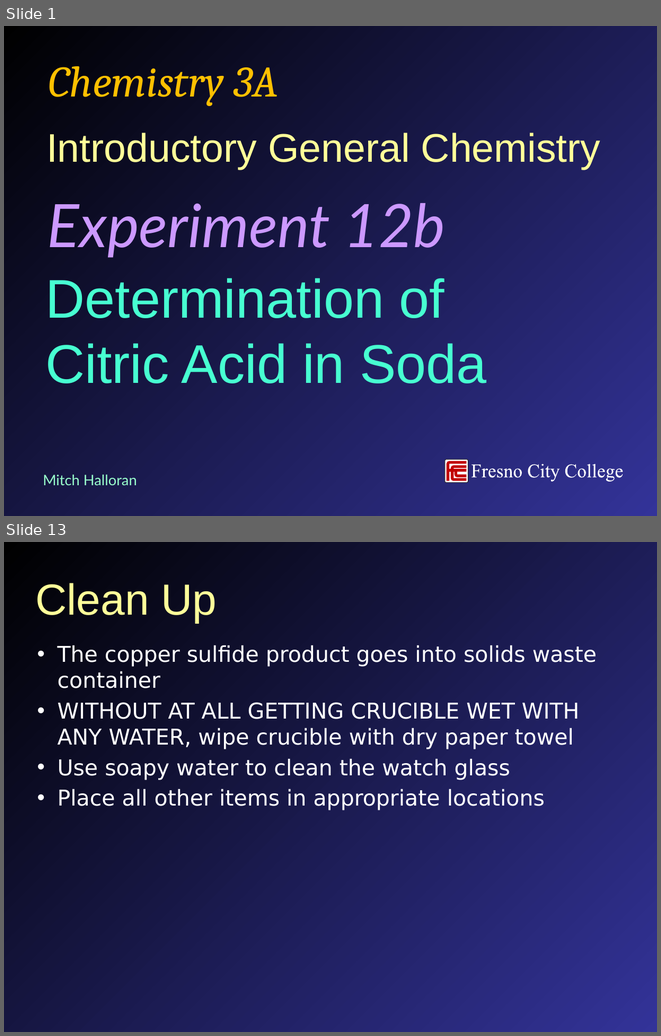
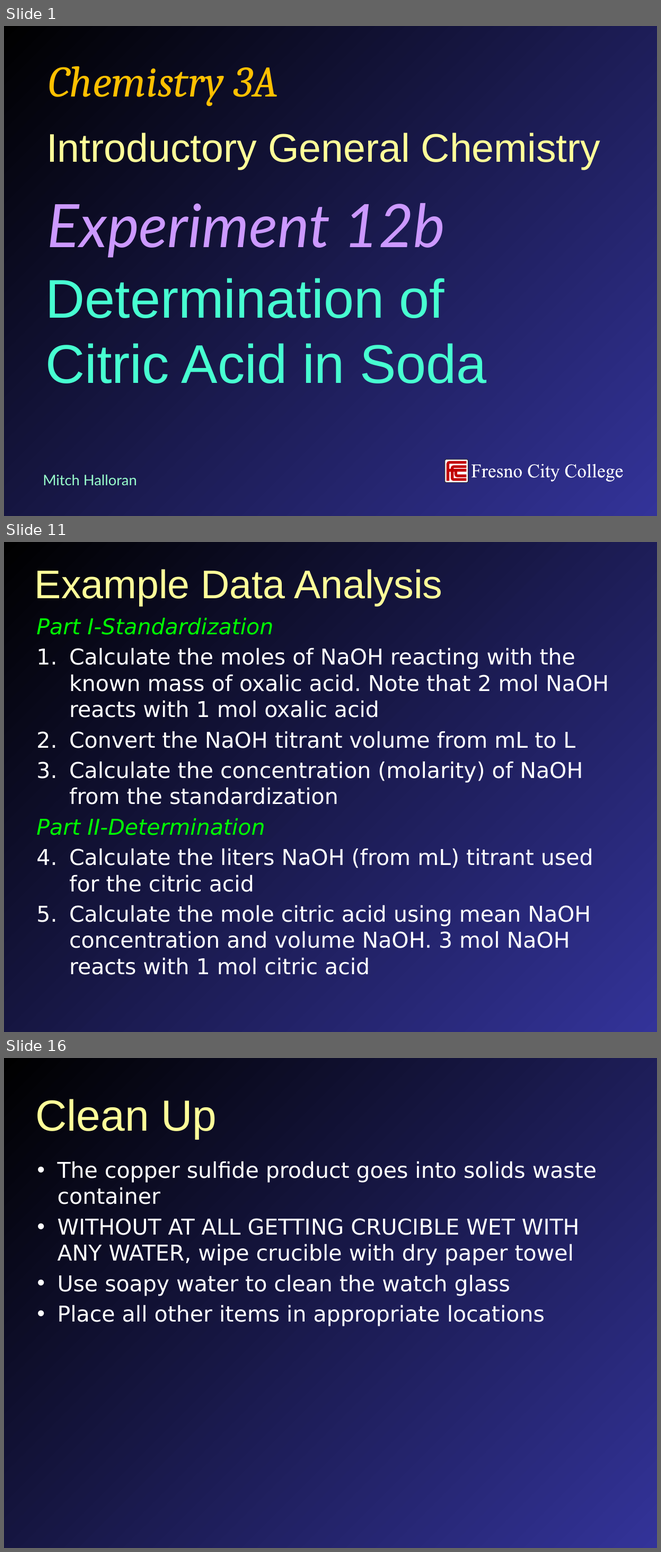
Before and after one commit to mavigozler/mavigozler.github.io, a slide deck: Teaching/Chemistry/Labs/FCC Chem 3A Expt 12b Determination of Citric Acid in Soda.pptx. Shown one above the other, each under a label of ours: slides 1 and 13 before the commit, slides 1, 11 and 16 after it; the slides between them are not shown. The pictures are 661x1036 and 661x1552 pixels, drawn with LibreOffice and Linux fonts; fonts in the diff are those of the drawing. Boxes give left, top, right and bottom in pixels: in the first picture for what was removed or moved away, otherwise in the second. Text is boxed around its words. In the diff, an @@ line names an element or a change of style, - is before the commit and + after.

```diff
--- a/Teaching/Chemistry/Labs/FCC Chem 3A Expt 12b Determination of Citric Acid in Soda.pptx
+++ b/Teaching/Chemistry/Labs/FCC Chem 3A Expt 12b Determination of Citric Acid in Soda.pptx
@@ slide 11 added at <box>4,542,657,1032</box>, background gradient #000000 to #333399 @@
@@ title added at <box>35,569,442,606</box>, 44 pt, text #FFFF99 @@
+Example Data Analysis
@@ text added at <box>36,617,609,974</box>, 24 pt, text #FFFFFF @@
+Part I-Standardization
+1. Calculate the moles of NaOH reacting with the known mass of oxalic acid. Note that 2 mol NaOH reacts with 1 mol oxalic acid
+2. Convert the NaOH titrant volume from mL to L
+3. Calculate the concentration (molarity) of NaOH from the standardization
+Part II-Determination
+1. Calculate the liters NaOH (from mL) titrant used for the citric acid
+2. Calculate the mole citric acid using mean NaOH concentration and volume NaOH. 3 mol NaOH reacts with 1 mol citric acid
@@ what was slide 13 is now slide 16 @@
```
Also in this commit, not shown: 5 slides changed, 8 other slides added, 6 slides removed, 6 other files.
